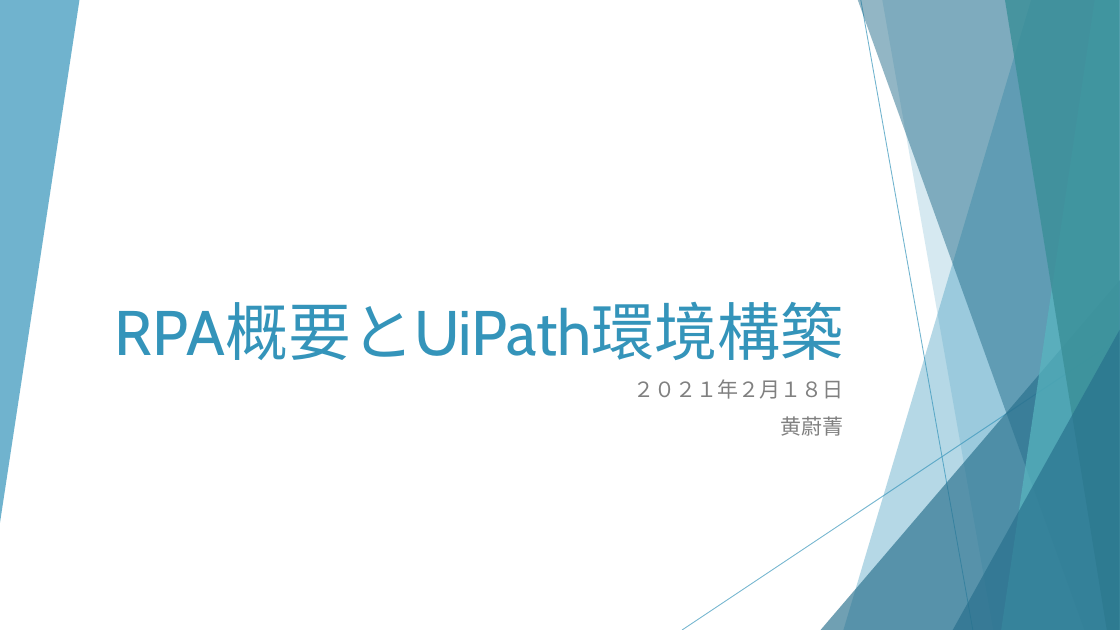
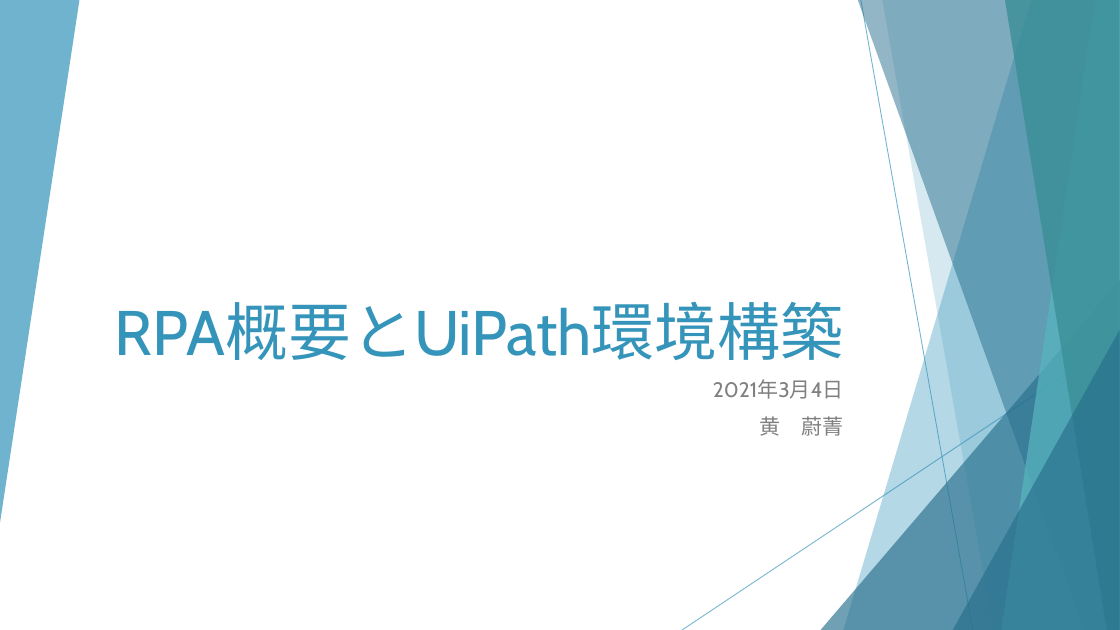
Before and after one commit to huangweijing/rpastudy, a slide deck: slide 1 of 020_RPA技術実施/20210218_RPA概要とUiPath環境構築/20210218_RPA概要とUiPath環境構築.pptx. Drawn at 1120x630 pixels with LibreOffice and Linux fonts; fonts in the diff are those of the drawing. Boxes give left, top, right and bottom in pixels: in the first picture for what was removed or moved away, otherwise in the second. Text is boxed around its words. In the diff, an @@ line names an element or a change of style, - is before the commit and + after.

```diff
--- a/020_RPA技術実施/20210218_RPA概要とUiPath環境構築/20210218_RPA概要とUiPath環境構築.pptx
+++ b/020_RPA技術実施/20210218_RPA概要とUiPath環境構築/20210218_RPA概要とUiPath環境構築.pptx
@@ subtitle at (x1=713, y1=379, x2=844, y2=436): text changed @@
-２０２１年２月１８日
-黄蔚菁
+2021年3月4日
+黄 蔚菁
```
Also in this commit, not shown: 1 other slide changed, 4 slides added.
